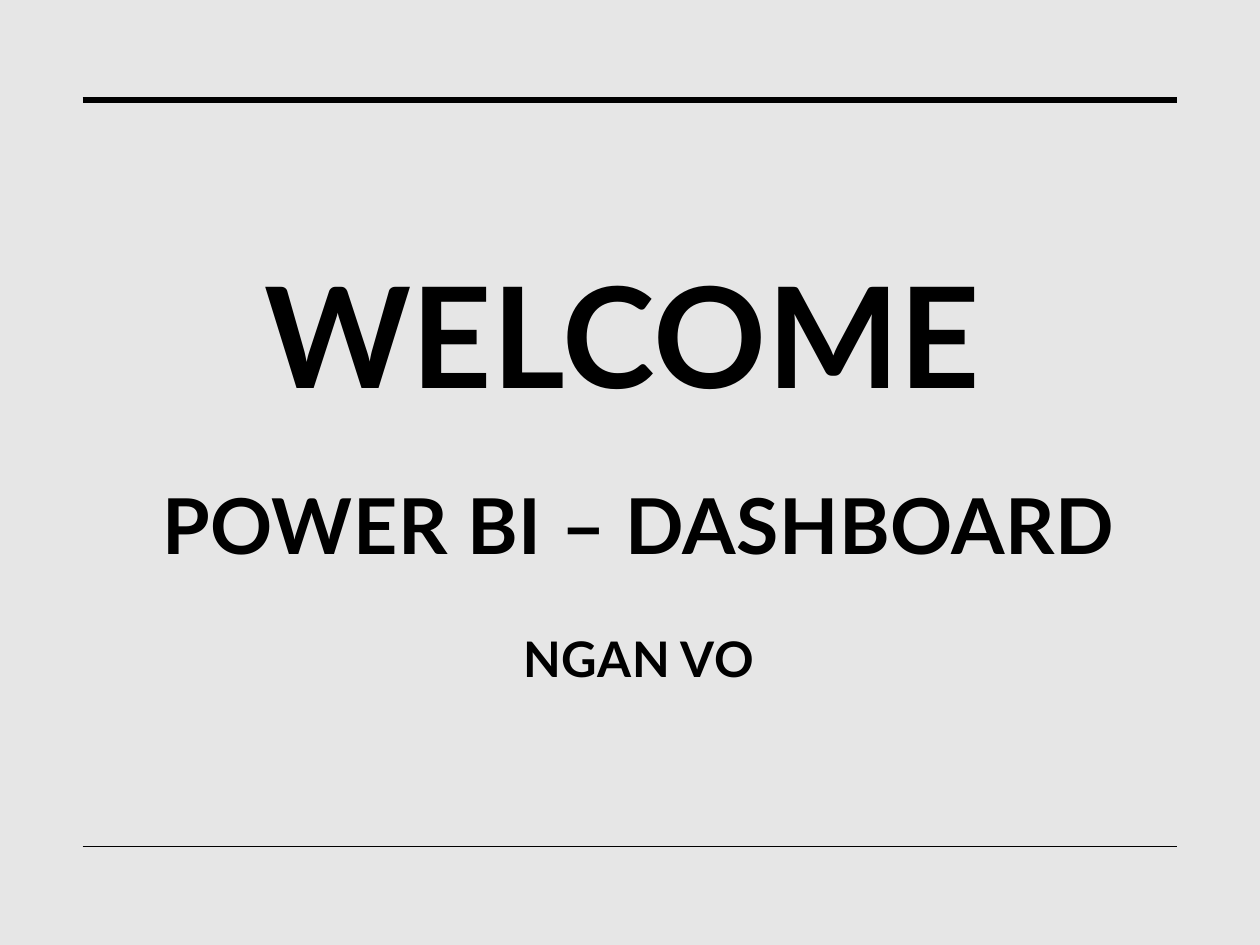
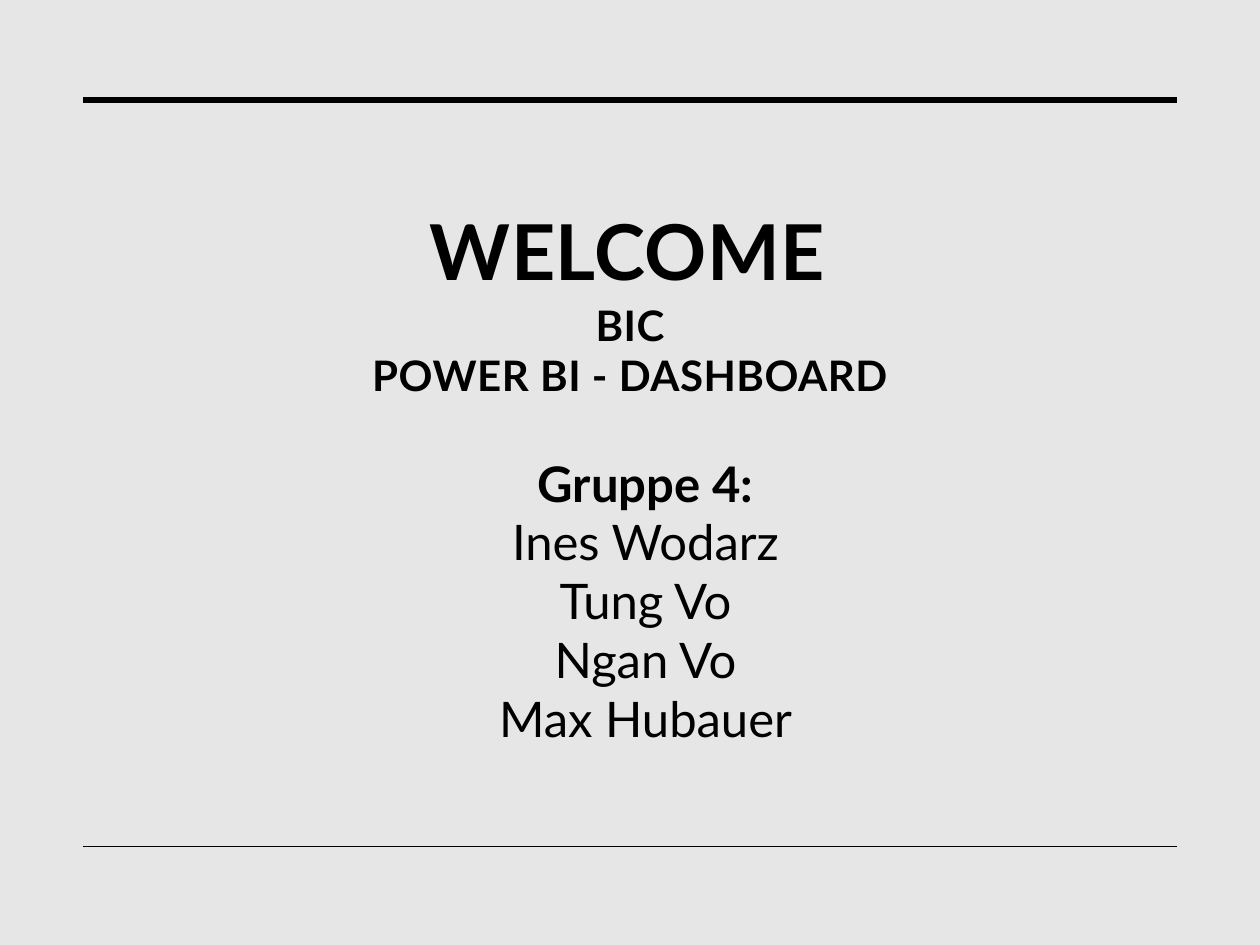
Before and after one commit to tngan7197/Portfolio, a slide deck: slide 1 of BIC_PowerPoint_StA.pptx. Drawn at 1260x945 pixels with LibreOffice and Linux fonts; fonts in the diff are those of the drawing. Boxes give left, top, right and bottom in pixels: in the first picture for what was removed or moved away, otherwise in the second. Text is boxed around its words. In the diff, an @@ line names an element or a change of style, - is before the commit and + after.

```diff
--- a/BIC_PowerPoint_StA.pptx
+++ b/BIC_PowerPoint_StA.pptx
@@ title "WELCOME": place and size @@
-title "WELCOME" at box(264, 285, 980, 389)
+title "WELCOME" at box(430, 223, 825, 281)
@@ title "WELCOME" at box(430, 223, 825, 281): size 80 to 44 pt @@
@@ text at box(372, 310, 887, 392): text changed; size 44 to 24 pt @@
-POWER BI – DASHBOARD
-NGAN VO
+BIC
+POWER BI - DASHBOARD
@@ text added at box(499, 466, 792, 738), 28 pt, text #000000 @@
+Gruppe 4:
+Ines Wodarz
+Tung Vo
+Ngan Vo
+Max Hubauer
```
Also in this commit, not shown: 12 other slides changed, 1 slide added, 3 other files.
